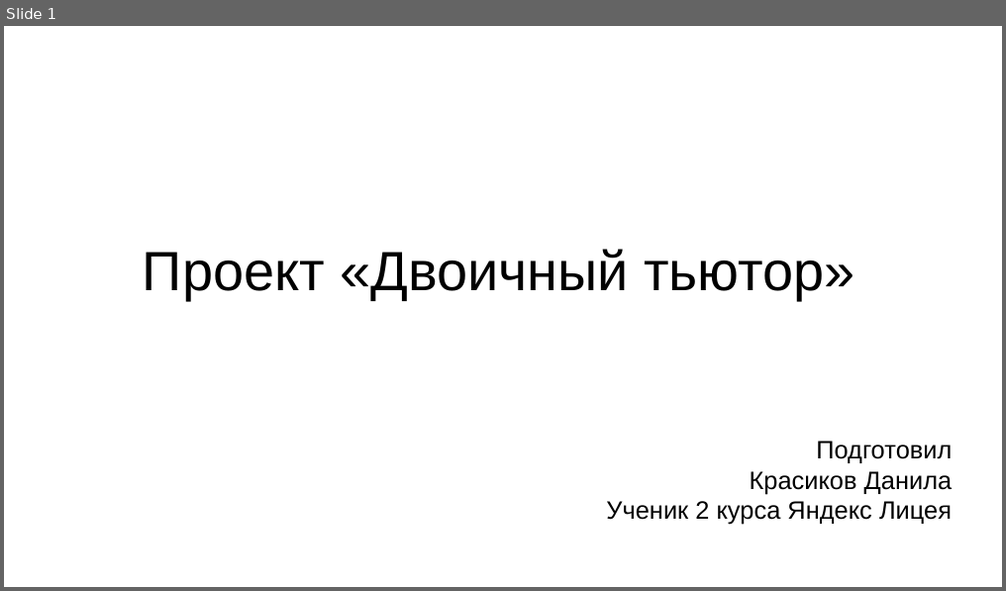
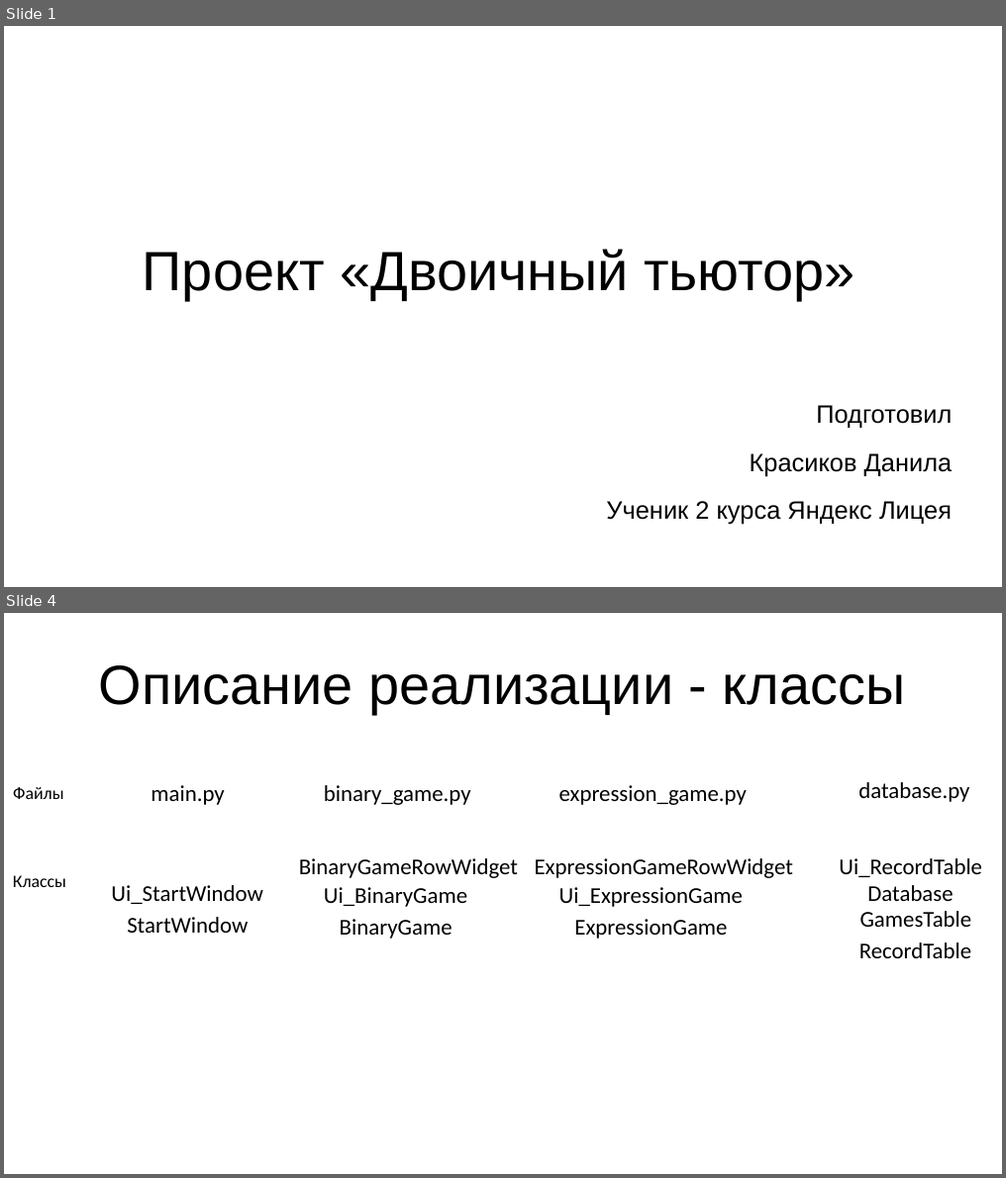
Before and after one commit to krasikovdp-2/binary_tutor, a slide deck: presentation.odp. Shown one above the other, each under a label of ours: slide 1 before the commit, slides 1 and 4 after it; the slides between them are not shown. The pictures are 1006x591 and 1006x1178 pixels, drawn with LibreOffice and Linux fonts; fonts in the diff are those of the drawing. Boxes give left, top, right and bottom in pixels: in the first picture for what was removed or moved away, otherwise in the second. Text is boxed around its words. In the diff, an @@ line names an element or a change of style, - is before the commit and + after.

```diff
--- a/presentation.odp
+++ b/presentation.odp
@@ slide 4 added at [4,613,1002,1174], background #FFFFFF @@
@@ title added at [99,665,906,714], 44 pt, text #000000 @@
+Описание реализации - классы
@@ text added at [13,787,63,799], 14 pt, text #000000 @@
+Файлы
@@ text added at [151,785,224,805], 18 pt, text #000000 @@
+main.py
@@ text added at [324,785,471,805], 18 pt, text #000000 @@
+binary_game.py
@@ text added at [559,785,746,805], 18 pt, text #000000 @@
+expression_game.py
@@ text added at [858,782,969,802], 18 pt, text #000000 @@
+database.py
@@ text added at [13,875,66,887], 14 pt, text #000000 @@
+Классы
@@ text added at [299,859,518,878], 18 pt, text #000000 @@
+BinaryGameRowWidget
@@ text added at [535,859,793,878], 18 pt, text #000000 @@
+ExpressionGameRowWidget
@@ text added at [839,859,982,877], 18 pt, text #000000 @@
+Ui_RecordTable
@@ text added at [111,885,262,904], 18 pt, text #000000 @@
+Ui_StartWindow
@@ text added at [324,887,467,907], 18 pt, text #000000 @@
+Ui_BinaryGame
@@ text added at [559,887,743,907], 18 pt, text #000000 @@
+Ui_ExpressionGame
@@ text added at [867,885,952,901], 18 pt, text #000000 @@
+Database
@@ text added at [127,917,248,933], 18 pt, text #000000 @@
+StartWindow
@@ text added at [340,919,452,939], 18 pt, text #000000 @@
+BinaryGame
@@ text added at [574,919,727,939], 18 pt, text #000000 @@
+ExpressionGame
@@ text added at [860,911,972,927], 18 pt, text #000000 @@
+GamesTable
@@ text added at [859,943,971,959], 18 pt, text #000000 @@
+RecordTable
@@ slide 1 changed as well @@
@@ subtitle "Подготовил" at [606,405,952,525]: more space between paragraphs @@
```
Also in this commit, not shown: 5 other slides added, 3 slides removed.
